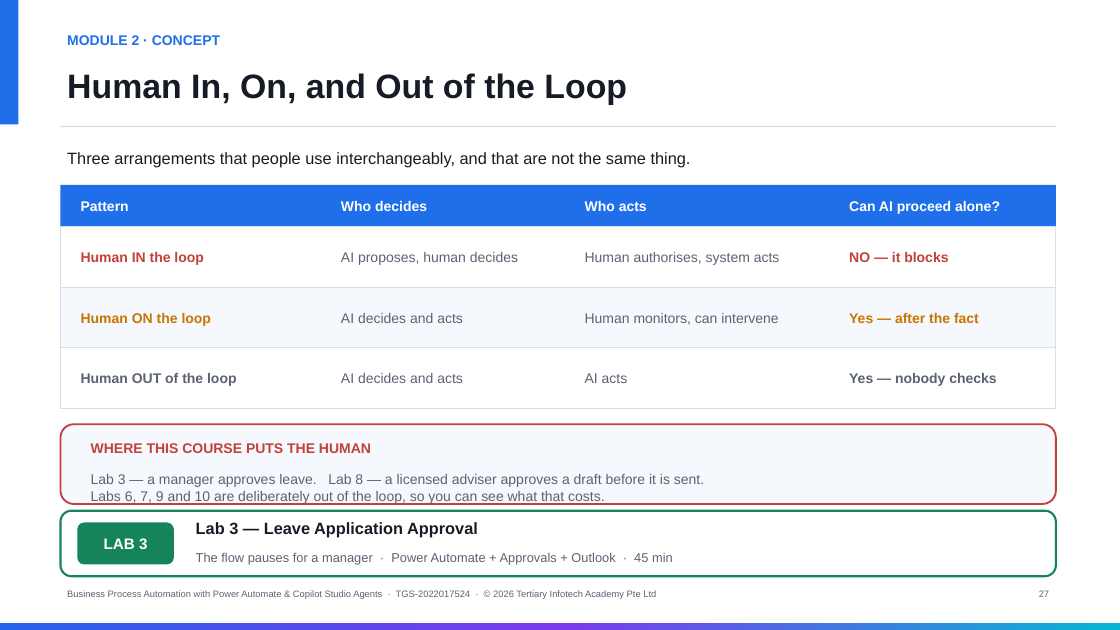
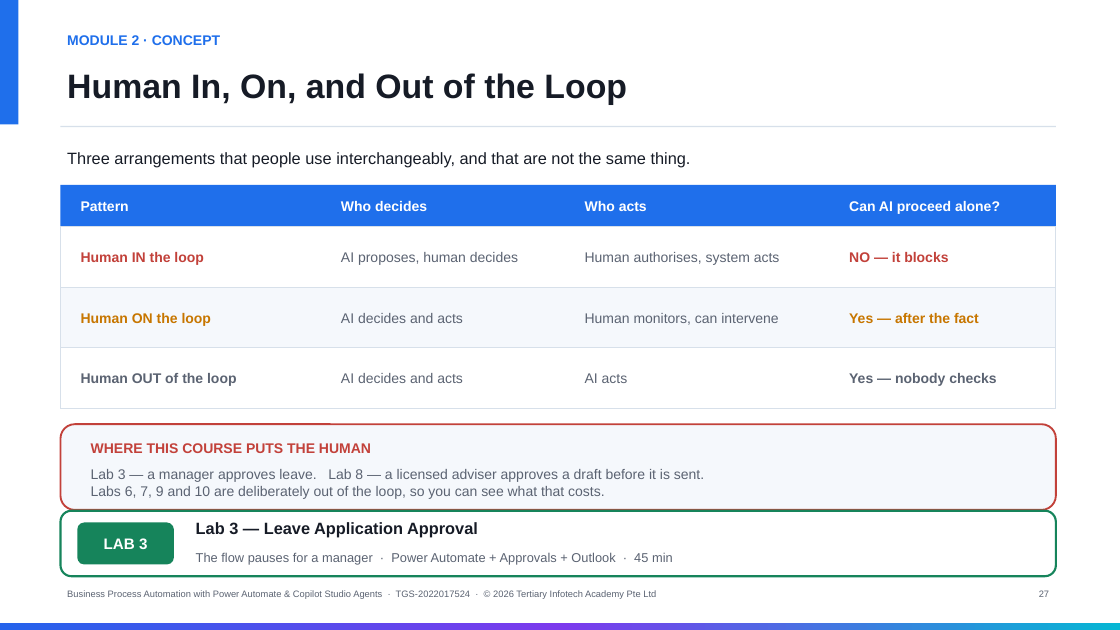
Before and after one commit to tertiarycourses/TGS-2022017524-Business-Process-Automation-with-Power-Automate-and-Copilot-Studio-Agents, a slide deck: slide 27 of courseware/Business Process Automation with Power Automate and Copilot Studio Agents-v7.1.pptx. Drawn at 1120x630 pixels with LibreOffice and Linux fonts; fonts in the diff are those of the drawing. Boxes give left, top, right and bottom in pixels: in the first picture for what was removed or moved away, otherwise in the second. Text is boxed around its words. In the diff, an @@ line names an element or a change of style, - is before the commit and + after.

```diff
--- a/courseware/Business Process Automation with Power Automate and Copilot Studio Agents-v7.1.pptx
+++ b/courseware/Business Process Automation with Power Automate and Copilot Studio Agents-v7.1.pptx
@@ rounded rectangle resized from (x1=60, y1=424, x2=1056, y2=504) to (x1=60, y1=424, x2=1056, y2=510) @@
@@ text "Lab 3 — a manager ..." moved from (x1=91, y1=474, x2=704, y2=504) to (x1=91, y1=469, x2=704, y2=499) @@
```
Also in this commit, not shown: 1 other file.
